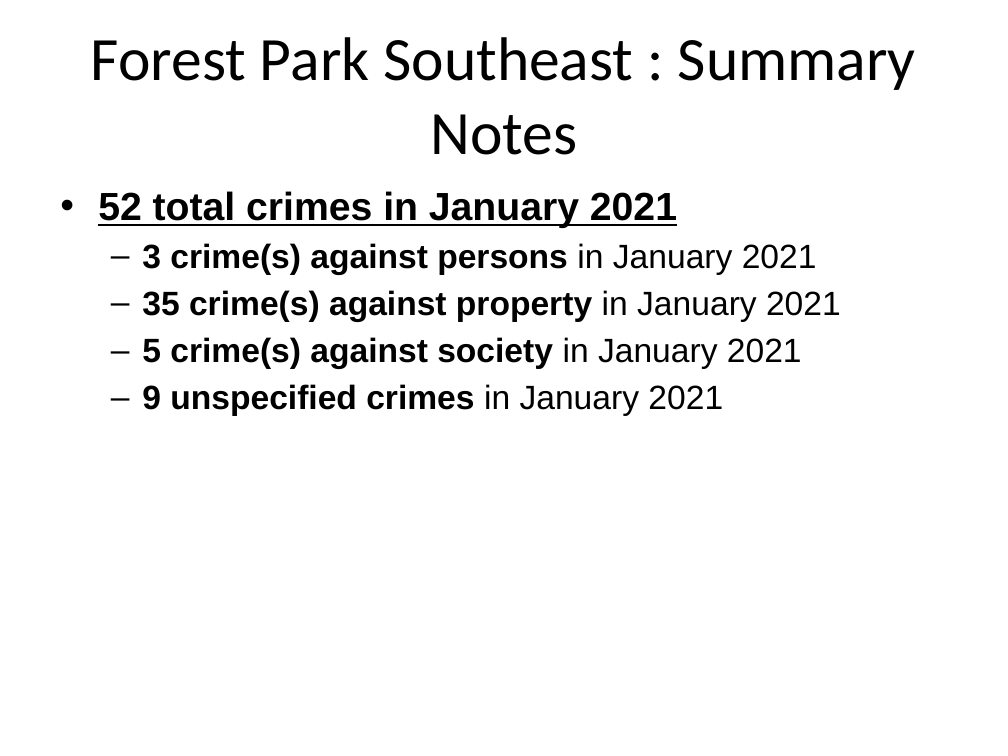
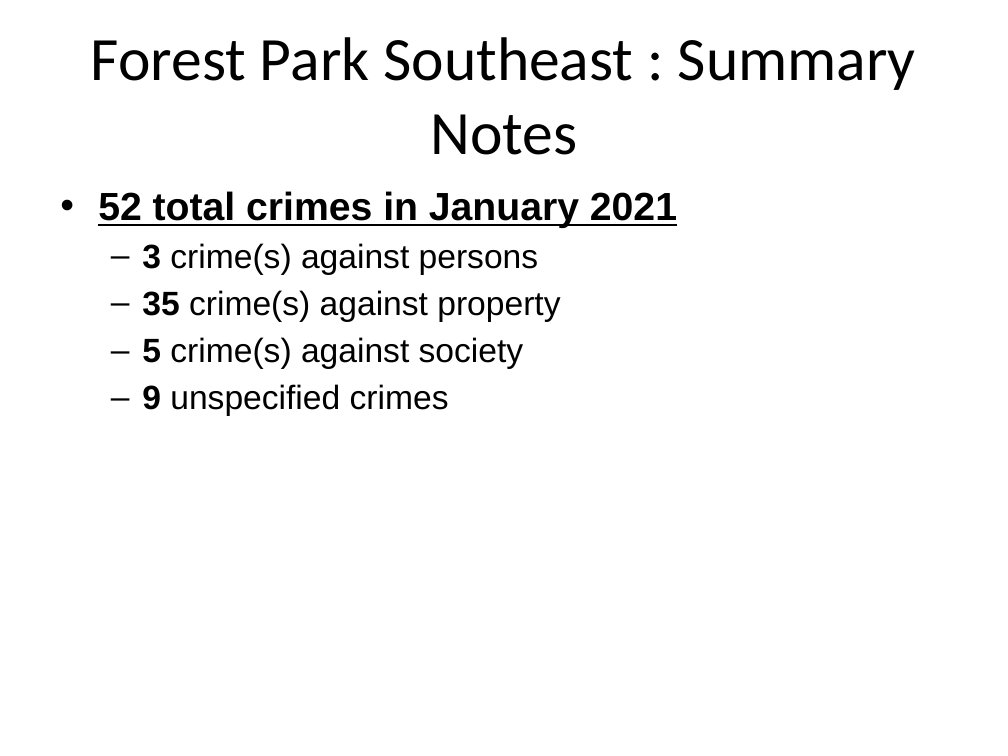
Before and after one commit to wumcrc/monthly-crime-reports, a slide deck: slide 2 of NIBRS/results/test.pptx. Drawn at 1008x756 pixels with LibreOffice and Linux fonts; fonts in the diff are those of the drawing. Boxes give left, top, right and bottom in pixels: in the first picture for what was removed or moved away, otherwise in the second. Text is boxed around its words. In the diff, an @@ line names an element or a change of style, - is before the commit and + after.

```diff
--- a/NIBRS/results/test.pptx
+++ b/NIBRS/results/test.pptx
@@ text at [142, 243, 560, 416]: text changed; bold off @@
-  – 3 crime(s) against persons in January 2021
-  – 35 crime(s) against property in January 2021
-  – 5 crime(s) against society in January 2021
-  – 9 unspecified crimes in January 2021
+  – 3 crime(s) against persons
+  – 35 crime(s) against property
+  – 5 crime(s) against society
+  – 9 unspecified crimes
```
Also in this commit, not shown: 17 other slides changed.
